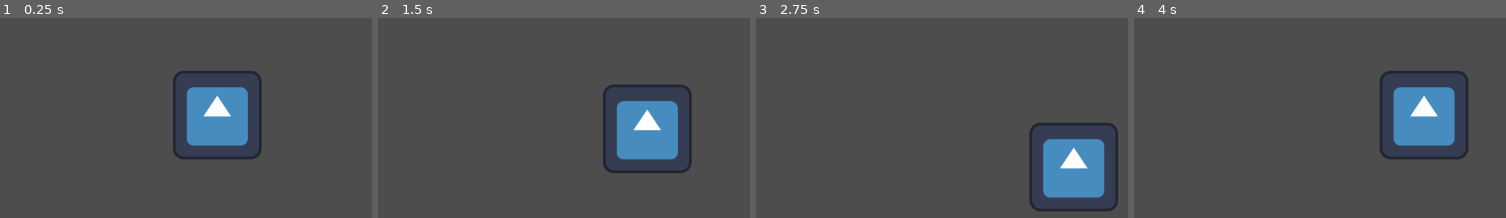
Above: before the commit, frames 1-4 (left to right).
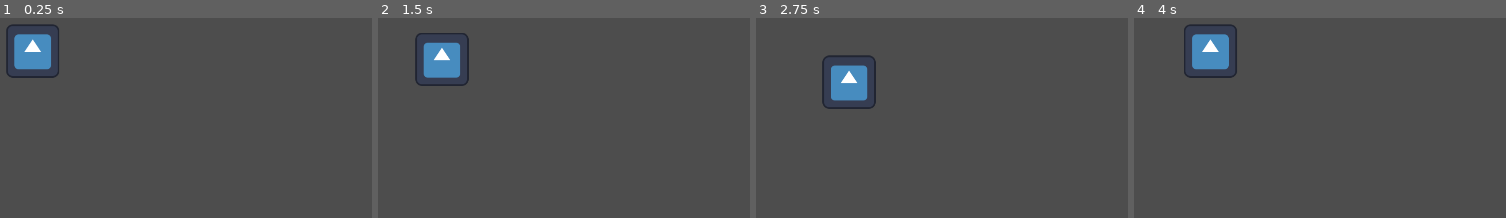
Above: after the commit, the same moments.

Repository: Aer0dev/2024_-openSW_Basic
Game: Godot game, scene res://Scenes/test_stage.tscn
Two runs of this game, one before a commit and one after it. Both use one fixed random seed, a clock stepped at 60 frames per second and the inputs below. The engine's default icon, where the game draws it, is replaced by a stand-in: a white triangle on a blue panel in a dark square.
Inputs:
- Up to frame 1 (0.25 s): no input
- Up to frame 2 (1.5 s): tap Enter at 0.5 s; hold D (right) 0.53-1.28 s; hold S (down) from 1.28 s (still down)
- Up to frame 3 (2.75 s): release S (down) at 2.03 s; hold D (right) from 2.03 s (still down)
- Up to frame 4 (4 s): release D (right) at 2.78 s; hold W (up) 2.78-3.53 s; hold A (left) from 3.53 s (still down)

The runs differ from the first frame. In frame 1, 8.5% of the frame differs, in the area x 1-71%, y 3-71%; in frame 2, 8.4%; in frame 3, 8.6%, in the area x 17-98%, y 18-97%; in frame 4, 8.5%.

Commit message:
resolution change

Diff:
--- a/Assets/Character/baba.tscn
+++ b/Assets/Character/baba/baba.tscn
@@ -1,7 +1,7 @@
 [gd_scene load_steps=4 format=3 uid="uid://hmebhprsipv0"]
 
 [ext_resource type="Texture2D" uid="uid://ckftub8sypfxg" path="res://Sprites/icon.svg" id="1_kr5rk"]
-[ext_resource type="Script" path="res://Assets/Character/baba.gd" id="1_npt83"]
+[ext_resource type="Script" path="res://Assets/Character/baba/baba.gd" id="1_npt83"]
 
 [sub_resource type="RectangleShape2D" id="RectangleShape2D_sxcvd"]
 
--- a/Scenes/test_stage.tscn
+++ b/Scenes/test_stage.tscn
@@ -1,6 +1,6 @@
 [gd_scene load_steps=2 format=3 uid="uid://c013kphihdk7b"]
 
-[ext_resource type="PackedScene" uid="uid://hmebhprsipv0" path="res://Assets/Character/baba.tscn" id="1_85y2k"]
+[ext_resource type="PackedScene" uid="uid://hmebhprsipv0" path="res://Assets/Character/baba/baba.tscn" id="1_85y2k"]
 
 [node name="TestStage" type="Node2D"]
 
--- a/project.godot
+++ b/project.godot
@@ -14,6 +14,12 @@
 run/main_scene="res://Scenes/test_stage.tscn"
 config/features=PackedStringArray("4.3", "Forward Plus")
 config/icon="res://Sprites/icon.svg"
+
+[display]
+
+window/size/viewport_width=1920
+window/size/viewport_height=1080
+window/vsync/vsync_mode=0
 
 [input]
 
Renamed: Assets/Character/baba.gd -> Assets/Character/baba/baba.gd
